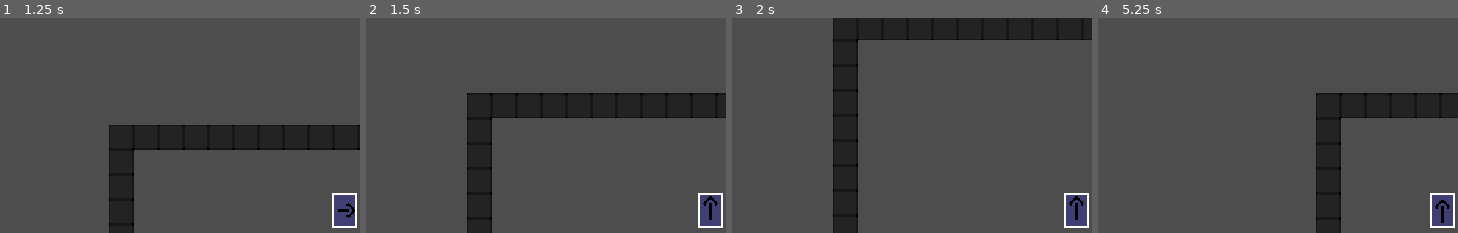
Above: before the commit, frames 1-4 (left to right).
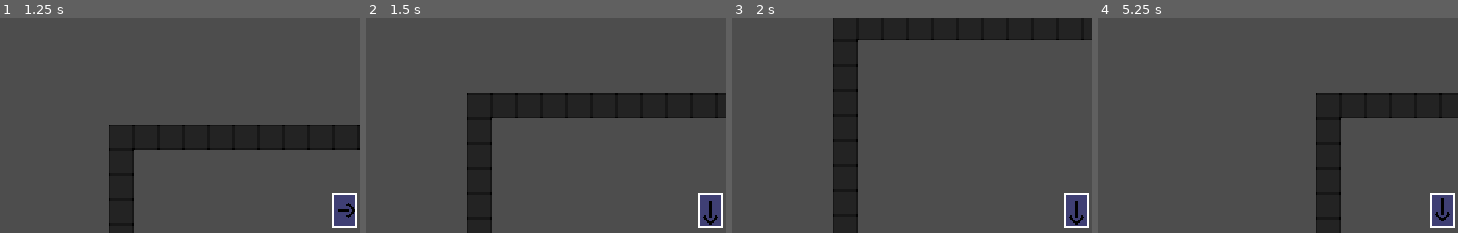
Above: after the commit, the same moments.

Repository: Boyquotes/Void-Ascender
Game: Godot game, scene res://level.tscn
Same seed, same stepped clock (60 frames per second), same inputs: the game is played once before the commit and once after it.
Inputs:
- Up to frame 1 (1.25 s): tap Enter at 0.5 s; hold D (right) from 0.53 s (still down)
- Up to frame 2 (1.5 s): release D (right) at 1.28 s; hold S (down) from 1.28 s (still down)
- Up to frame 3 (2 s): keep holding S (down)
- Up to frame 4 (5.25 s): release S (down) at 2.03 s; hold D (right) 2.03-2.78 s; hold W (up) 2.78-3.53 s; hold A (left) 3.53-5.03 s; hold S (down) from 5.03 s (still down)
The pictures show only the part of the screen within x 3-53%, y 4-54%; the shares and areas given below are measured in that part.

Frame 1 is identical in both runs. In frame 2, 0.1% of the frame differs, in the area x 93-98%, y 82-97%; in frame 3, 0.1%; in frame 4, 0.1%.

Commit message:
fix idle animations

Diff:
--- a/Scenes/Player/player.tscn
+++ b/Scenes/Player/player.tscn
@@ -125,7 +125,7 @@
 animation = &"IdleLeft"
 
 [sub_resource type="AnimationNodeAnimation" id="AnimationNodeAnimation_cqruv"]
-animation = &"IdleUp"
+animation = &"IdleDown"
 
 [sub_resource type="AnimationNodeAnimation" id="AnimationNodeAnimation_mftrw"]
 animation = &"IdleRight"
@@ -176,12 +176,12 @@
 shape = SubResource("RectangleShape2D_r2ot7")
 
 [node name="Camera2D" type="Camera2D" parent="."]
-current = true
 rotation_smoothing_speed = 1.0
 
 [node name="AnimationTree" type="AnimationTree" parent="."]
 tree_root = SubResource("AnimationNodeStateMachine_6ktc4")
 anim_player = NodePath("../AnimationPlayer")
+active = true
 parameters/playback = SubResource("AnimationNodeStateMachinePlayback_nxfs8")
 parameters/Idle/blend_position = Vector2(0, 0)
 parameters/Run/blend_position = Vector2(0, 0)
--- a/project.godot
+++ b/project.godot
@@ -28,22 +28,22 @@
 
 up={
 "deadzone": 0.5,
-"events": [Object(InputEventKey,"resource_local_to_scene":false,"resource_name":"","device":0,"window_id":0,"alt_pressed":false,"shift_pressed":false,"ctrl_pressed":false,"meta_pressed":false,"pressed":false,"keycode":0,"physical_keycode":87,"unicode":0,"echo":false,"script":null)
+"events": [Object(InputEventKey,"resource_local_to_scene":false,"resource_name":"","device":0,"window_id":0,"alt_pressed":false,"shift_pressed":false,"ctrl_pressed":false,"meta_pressed":false,"pressed":false,"keycode":0,"physical_keycode":87,"key_label":0,"unicode":0,"echo":false,"script":null)
 ]
 }
 down={
 "deadzone": 0.5,
-"events": [Object(InputEventKey,"resource_local_to_scene":false,"resource_name":"","device":-1,"window_id":0,"alt_pressed":false,"shift_pressed":false,"ctrl_pressed":false,"meta_pressed":false,"pressed":false,"keycode":0,"physical_keycode":83,"unicode":115,"echo":false,"script":null)
+"events": [Object(InputEventKey,"resource_local_to_scene":false,"resource_name":"","device":-1,"window_id":0,"alt_pressed":false,"shift_pressed":false,"ctrl_pressed":false,"meta_pressed":false,"pressed":false,"keycode":0,"physical_keycode":83,"key_label":0,"unicode":115,"echo":false,"script":null)
 ]
 }
 left={
 "deadzone": 0.5,
-"events": [Object(InputEventKey,"resource_local_to_scene":false,"resource_name":"","device":-1,"window_id":0,"alt_pressed":false,"shift_pressed":false,"ctrl_pressed":false,"meta_pressed":false,"pressed":false,"keycode":0,"physical_keycode":65,"unicode":97,"echo":false,"script":null)
+"events": [Object(InputEventKey,"resource_local_to_scene":false,"resource_name":"","device":-1,"window_id":0,"alt_pressed":false,"shift_pressed":false,"ctrl_pressed":false,"meta_pressed":false,"pressed":false,"keycode":0,"physical_keycode":65,"key_label":0,"unicode":97,"echo":false,"script":null)
 ]
 }
 right={
 "deadzone": 0.5,
-"events": [Object(InputEventKey,"resource_local_to_scene":false,"resource_name":"","device":-1,"window_id":0,"alt_pressed":false,"shift_pressed":false,"ctrl_pressed":false,"meta_pressed":false,"pressed":false,"keycode":0,"physical_keycode":68,"unicode":100,"echo":false,"script":null)
+"events": [Object(InputEventKey,"resource_local_to_scene":false,"resource_name":"","device":-1,"window_id":0,"alt_pressed":false,"shift_pressed":false,"ctrl_pressed":false,"meta_pressed":false,"pressed":false,"keycode":0,"physical_keycode":68,"key_label":0,"unicode":100,"echo":false,"script":null)
 ]
 }
 
